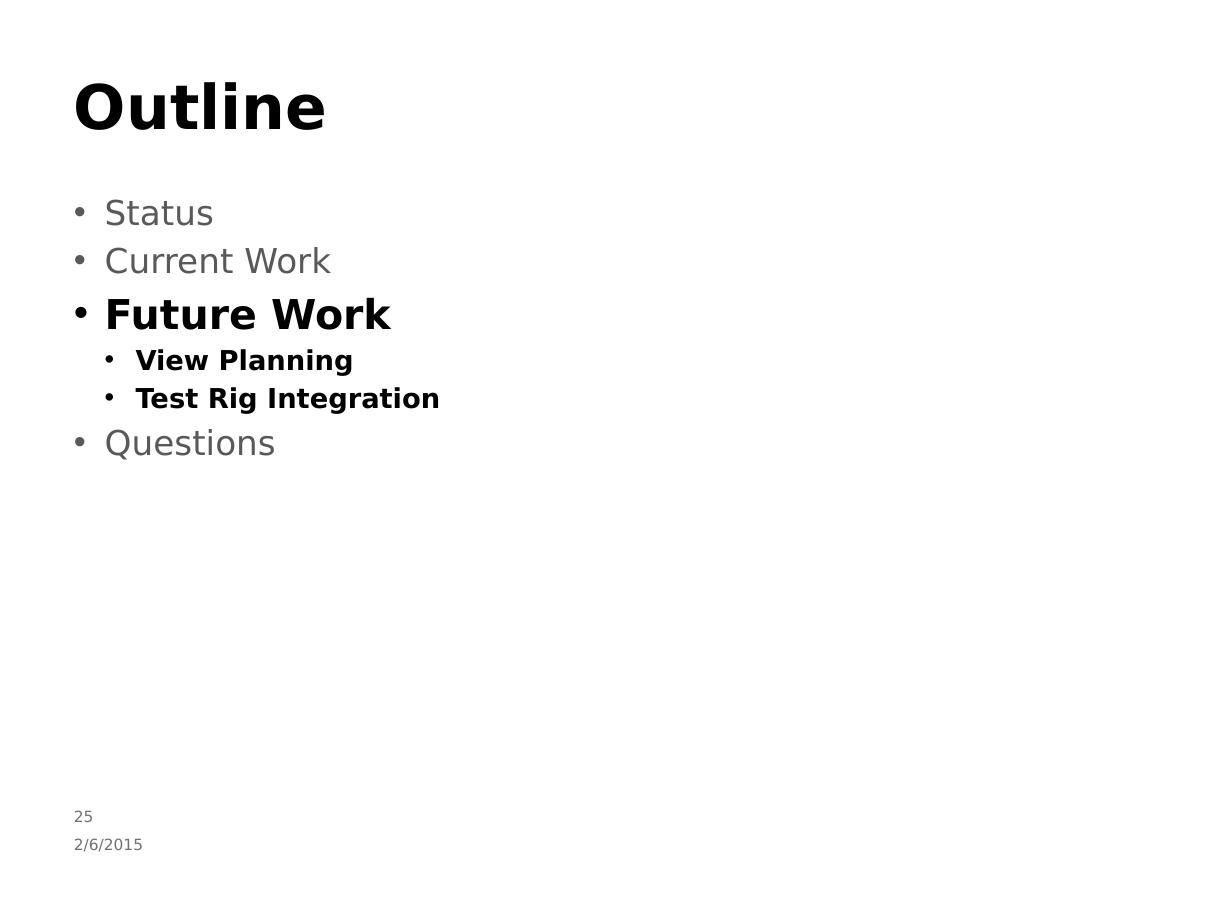
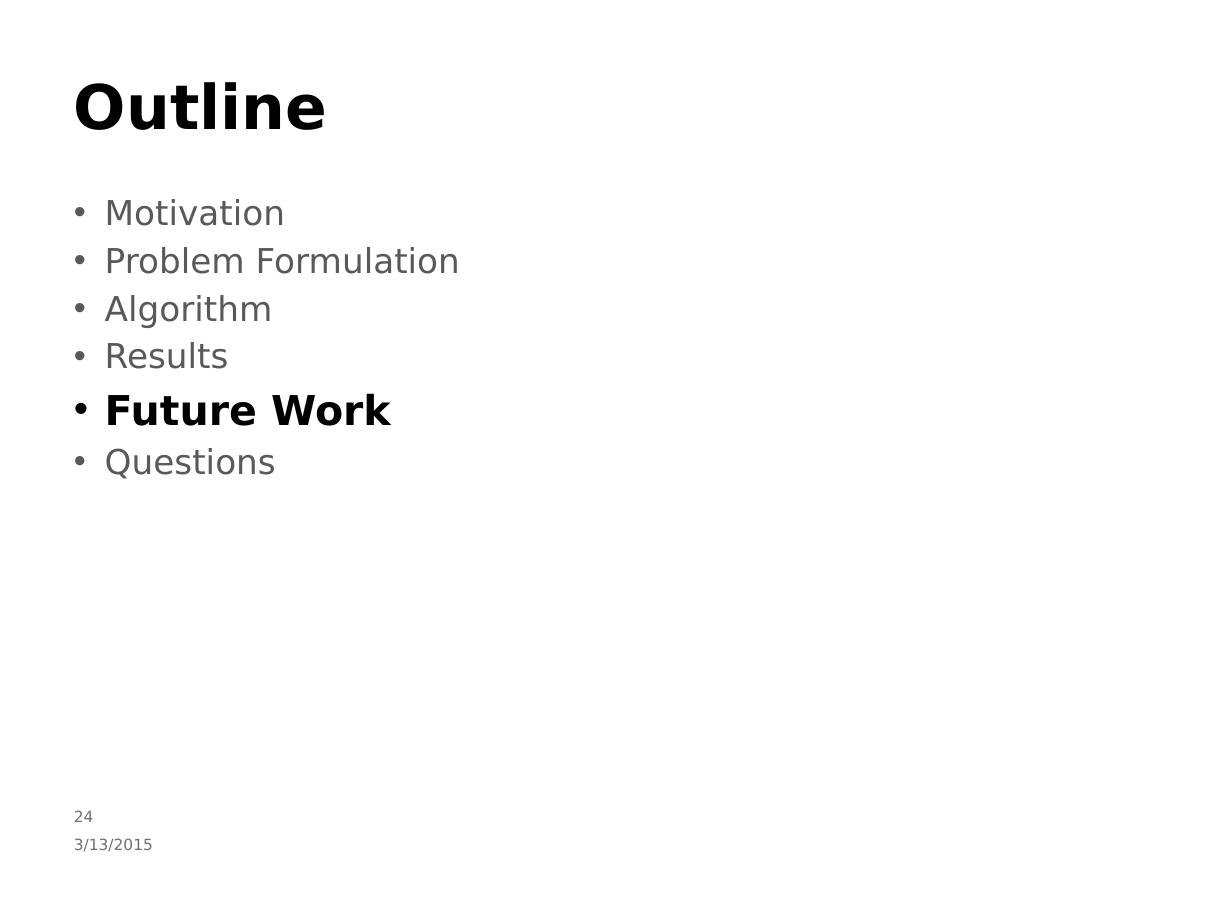
Before and after one commit to nicolaia-osu/ROB599_Project, a slide deck: slide 25 of presentation/slides (working copy).pptx (slide 26 before the commit). Drawn at 1232x924 pixels with LibreOffice and Linux fonts; fonts in the diff are those of the drawing; background and template pictures are left out. Boxes give left, top, right and bottom in pixels: in the first picture for what was removed or moved away, otherwise in the second. Text is boxed around its words. In the diff, an @@ line names an element or a change of style, - is before the commit and + after.

```diff
--- a/presentation/slides (working copy).pptx
+++ b/presentation/slides (working copy).pptx
@@ text at box(105, 199, 460, 369): text changed @@
-• Status
-• Current Work
+• Motivation
+• Problem Formulation
+• Algorithm
+• Results
@@ text at box(136, 349, 440, 414): paragraphs removed @@
-  • View Planning
-  • Test Rig Integration
@@ text at box(74, 838, 153, 852): text changed @@
-2/6/2015
+3/13/2015
@@ page number at box(74, 810, 94, 822): text changed @@
-25
+24
```
Also in this commit, not shown: 15 other slides changed, 11 slides added, 16 slides removed.
